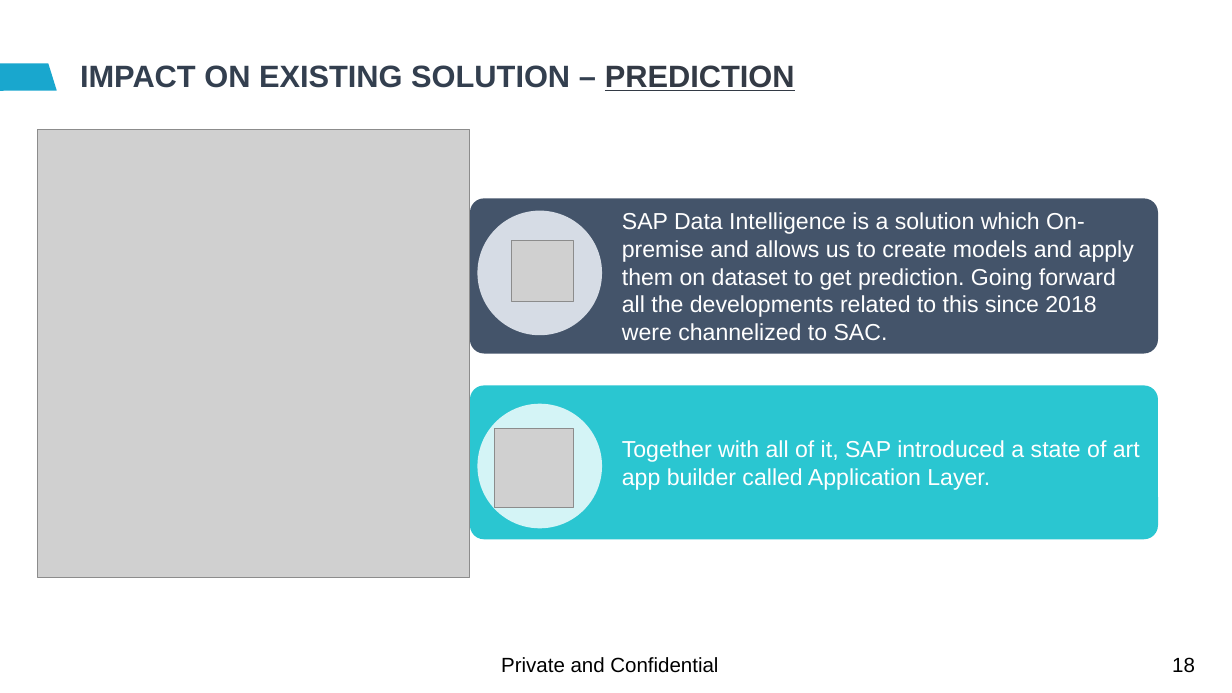
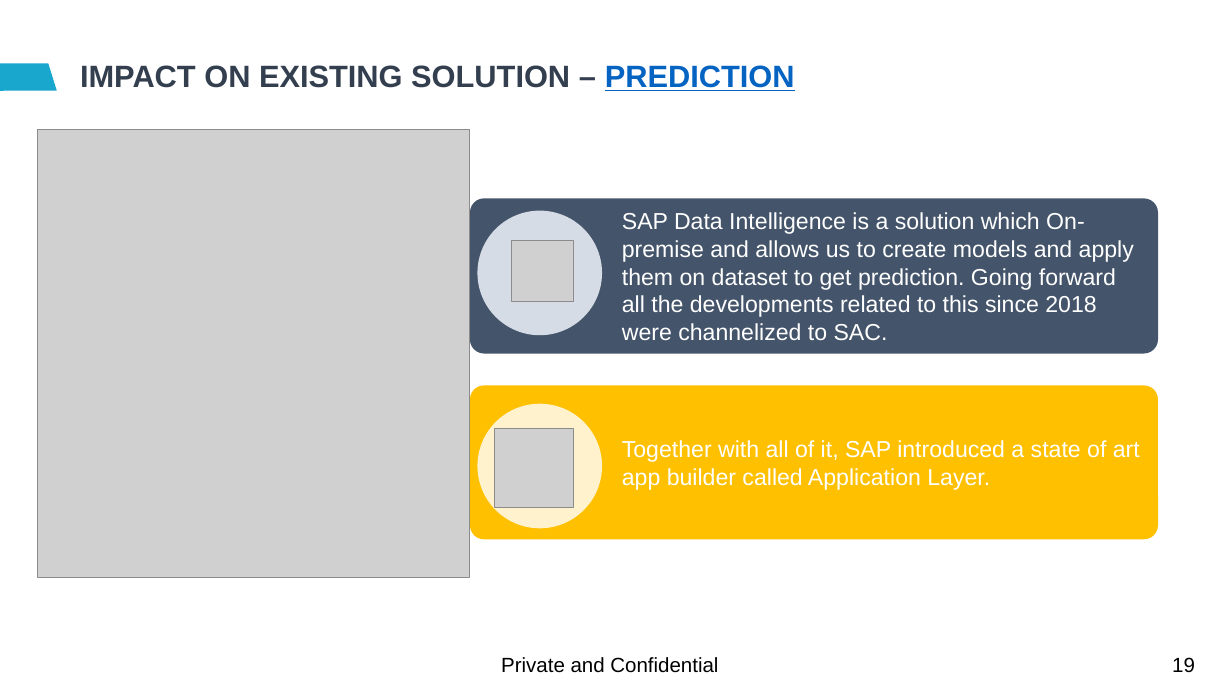
Before and after one commit to soyuztechnologies/EY_SAC_Feb2022, a slide deck: slide 19 of day 1/SAC_Training Day 1.pptx (slide 18 before the commit). Drawn at 1232x693 pixels with LibreOffice and Linux fonts; fonts in the diff are those of the drawing; grey boxes stand for pictures; background and template pictures are left out. Boxes give left, top, right and bottom in pixels: in the first picture for what was removed or moved away, otherwise in the second. Text is boxed around its words. In the diff, an @@ line names an element or a change of style, - is before the commit and + after.

```diff
--- a/day 1/SAC_Training Day 1.pptx
+++ b/day 1/SAC_Training Day 1.pptx
@@ title "IMPACT ON EXISTING SOLUTION – ..." at <box>80,65,795,91</box>: text colour #333A45 to #0563C1 in "PREDICTION" @@
@@ rounded rectangle "Together with all of it, ..." at <box>470,385,1159,540</box>: fill #2AC6D1 to #FFC000 @@
@@ ellipse at <box>478,404,603,529</box>: fill #D4F4F6 to #FFF2CC @@
@@ page number at <box>1172,657,1195,673</box>: text changed @@
-18
+19
```
Also in this commit, not shown: 20 other slides changed, 1 slide added, 2 other files.
